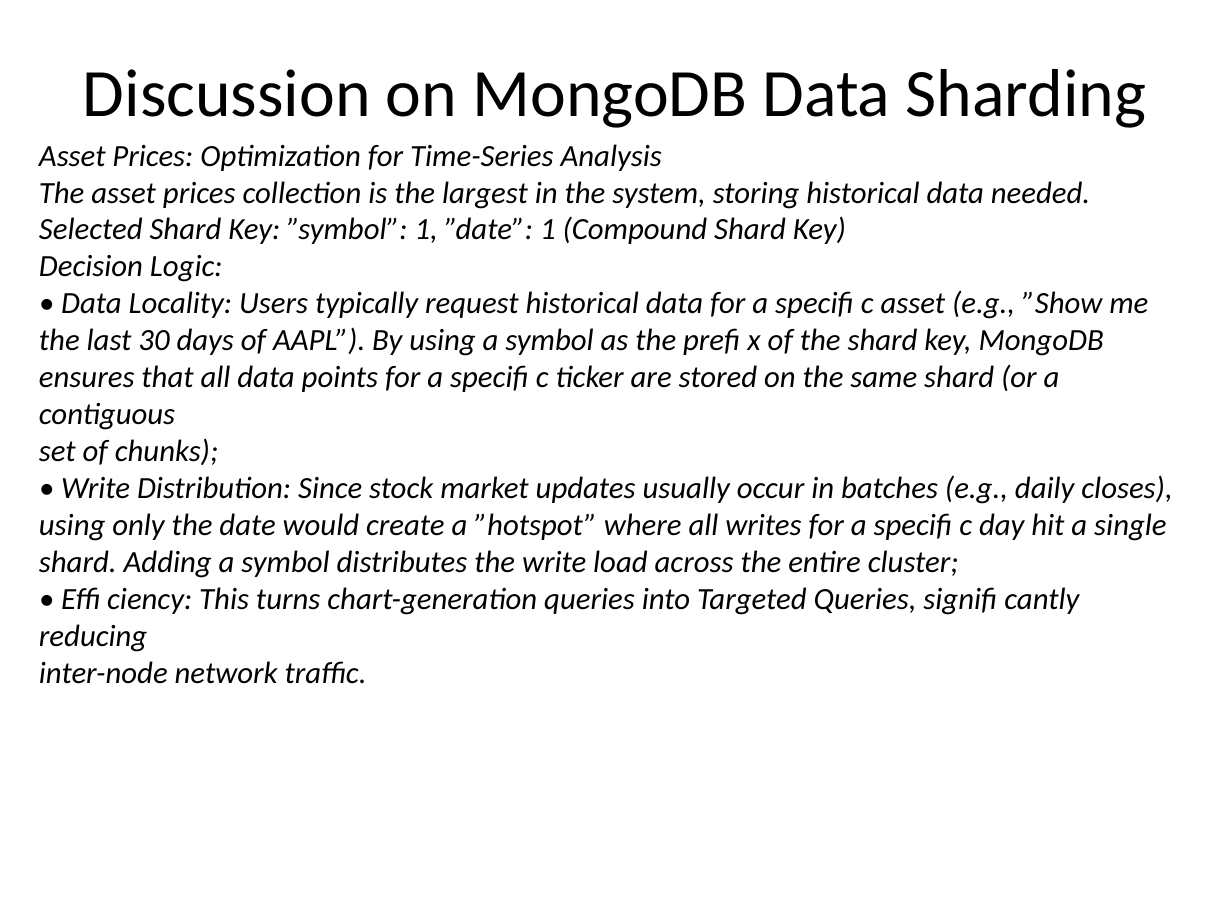
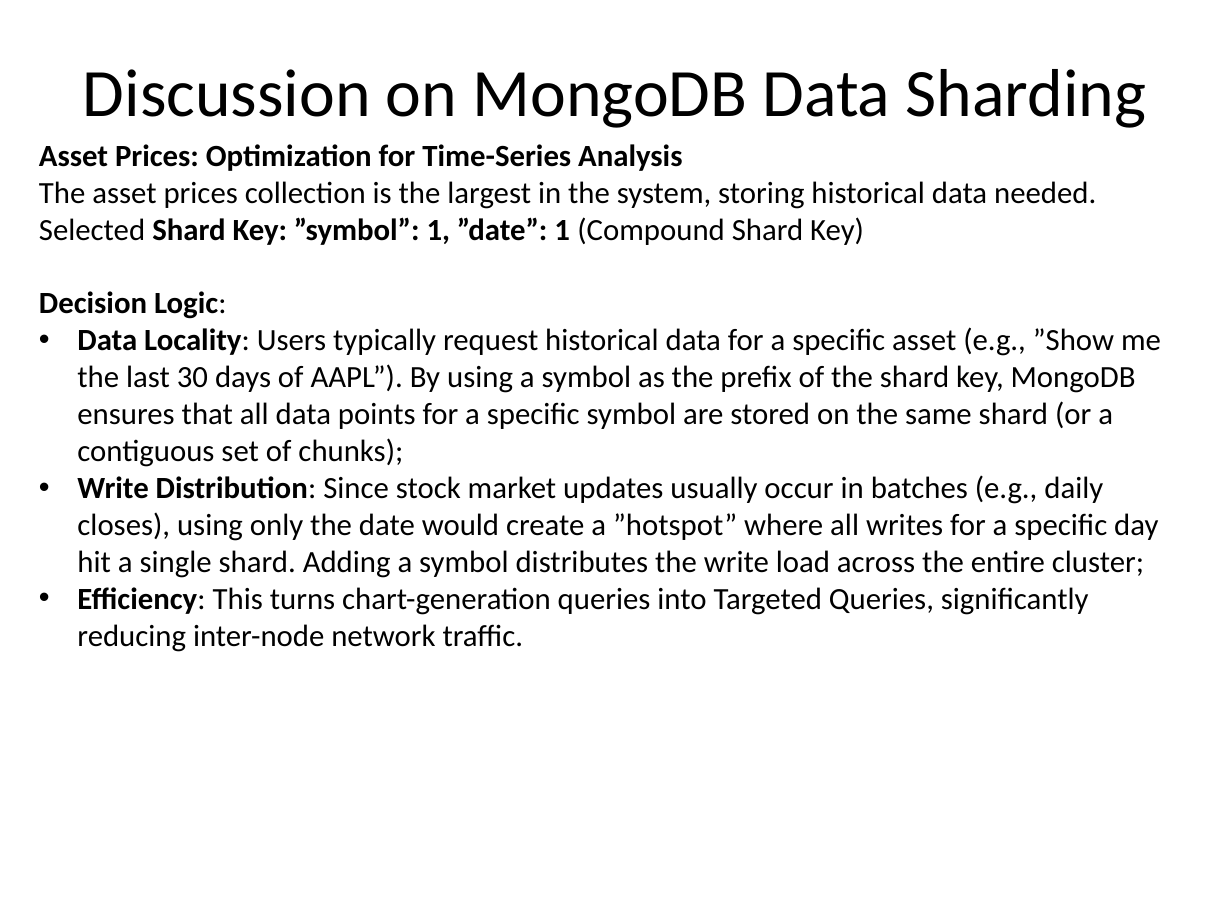
Before and after one commit to Arzazrel/Project_LSMSDB_25, a slide deck: slide 34 of documentation/Project_Presentation_MyFuture_Diana.pptx (slide 22 before the commit). Drawn at 1232x924 pixels with LibreOffice and Linux fonts; fonts in the diff are those of the drawing; background and template pictures are left out. Boxes give left, top, right and bottom in pixels: in the first picture for what was removed or moved away, otherwise in the second. Text is boxed around its words. In the diff, an @@ line names an element or a change of style, - is before the commit and + after.

```diff
--- a/documentation/Project_Presentation_MyFuture_Diana.pptx
+++ b/documentation/Project_Presentation_MyFuture_Diana.pptx
@@ text at (39,144,1096,319): bold on in "Asset Prices: Optimization for Time-Series Analysis", "Shard Key: ”symbol”: 1, ”date”: 1", "Decision Logic:"; italic off in "Asset Prices: Optimization for Time-Series Analysis", "The asset prices collection is the largest ...", "Selected Shard Key: ”symbol”: 1, ”date”: 1 ...", "Decision Logic:" @@
@@ text at (77,327,1161,652): text changed; italic off @@
-• Data Locality: Users typically request historical data for a specifi c asset (e.g., ”Show me
-the last 30 days of AAPL”). By using a symbol as the prefi x of the shard key, MongoDB
-ensures that all data points for a specifi c ticker are stored on the same shard (or a contiguous
-set of chunks);
-• Write Distribution: Since stock market updates usually occur in batches (e.g., daily closes),
-using only the date would create a ”hotspot” where all writes for a specifi c day hit a single
-shard. Adding a symbol distributes the write load across the entire cluster;
-• Effi ciency: This turns chart-generation queries into Targeted Queries, signifi cantly reducing
-inter-node network traffic.
+• Data Locality: Users typically request historical data for a specific asset (e.g., ”Show me the last 30 days of AAPL”). By using a symbol as the prefix of the shard key, MongoDB ensures that all data points for a specific symbol are stored on the same shard (or a contiguous set of chunks);
+• Write Distribution: Since stock market updates usually occur in batches (e.g., daily closes), using only the date would create a ”hotspot” where all writes for a specific day hit a single shard. Adding a symbol distributes the write load across the entire cluster;
+• Efficiency: This turns chart-generation queries into Targeted Queries, significantly reducing inter-node network traffic.
```
Also in this commit, not shown: 6 other slides changed, 37 slides added, 19 slides removed, 2 other files.
